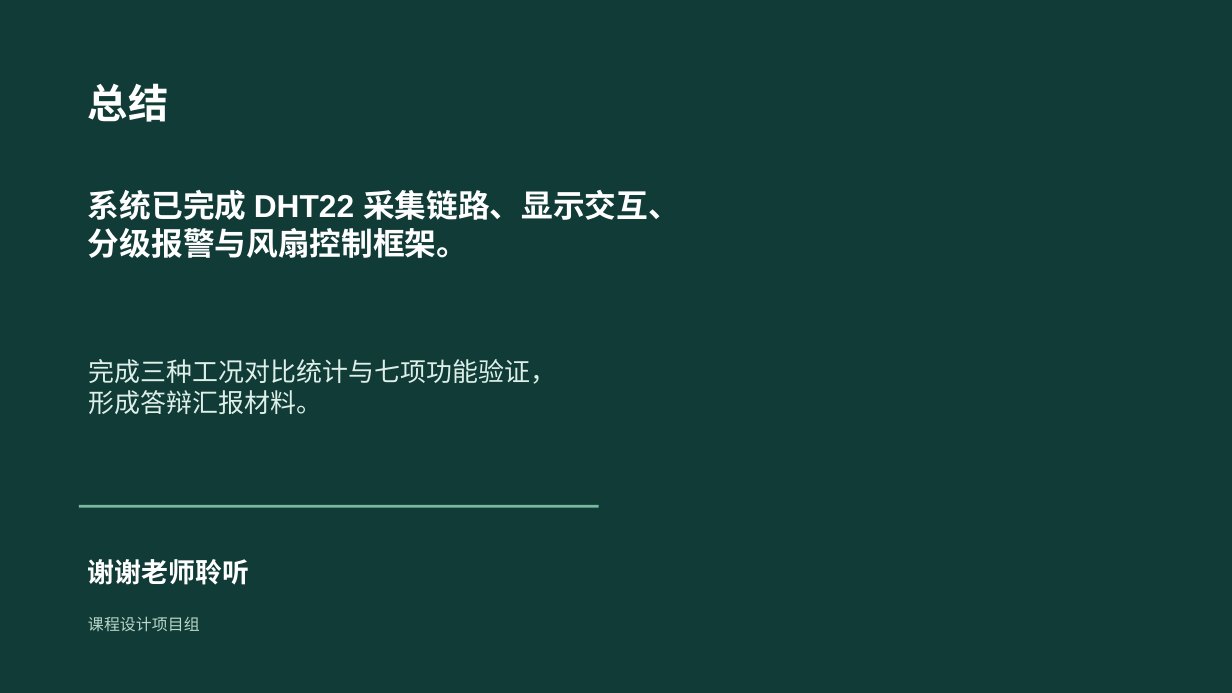
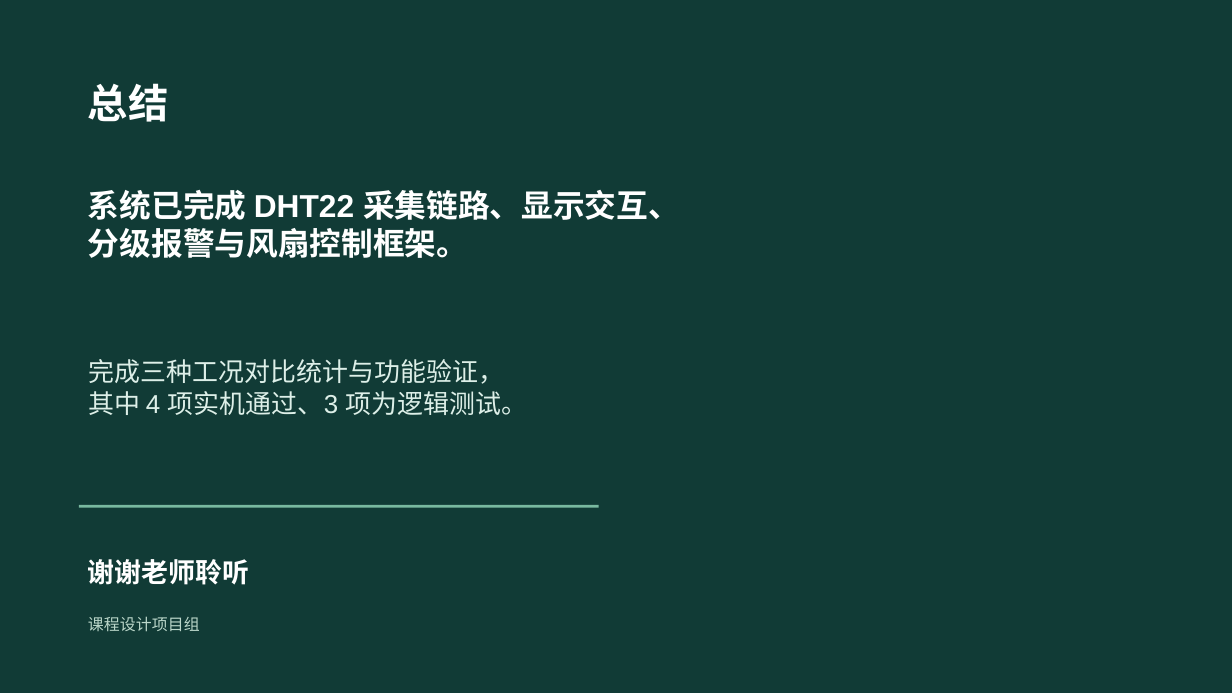
Before and after one commit to Ygreece/UNO_DHT22_OLED, a slide deck: slide 16 of docs/submission/室内大棚温湿度监测与风扇控制系统_答辩汇报_脱敏版.pptx. Drawn at 1232x693 pixels with LibreOffice and Linux fonts; fonts in the diff are those of the drawing. Boxes give left, top, right and bottom in pixels: in the first picture for what was removed or moved away, otherwise in the second. Text is boxed around its words. In the diff, an @@ line names an element or a change of style, - is before the commit and + after.

Commit message:
docs: 统一湿度不分时口径并补齐报告与PPT的功能验证说明
- 报告2.2/4.5节: 湿度阈值说明改为按灰霉病叶面自由水风险取全天统一限值，SET HUM 可修改

- 报告4.2节: 回差退出条件改为跟随当前湿度阈值(原硬编码65/75 %RH 与可调阈值不符)

- 报告5.1节: 补充校时与分时功能实测记录

- PPT(脱敏版)2/6/7/9/16页: 目录改为五项实际验证、报警逻辑改为当前时段阈值、数据记录表口径统一为4项实测通过

```diff
--- a/docs/submission/室内大棚温湿度监测与风扇控制系统_答辩汇报_脱敏版.pptx
+++ b/docs/submission/室内大棚温湿度监测与风扇控制系统_答辩汇报_脱敏版.pptx
@@ text at (88, 359, 528, 415): text changed @@
-完成三种工况对比统计与七项功能验证，
-形成答辩汇报材料。
+完成三种工况对比统计与功能验证，
+其中 4 项实机通过、3 项为逻辑测试。
```
Also in this commit, not shown: 4 other slides changed, 1 other file.
